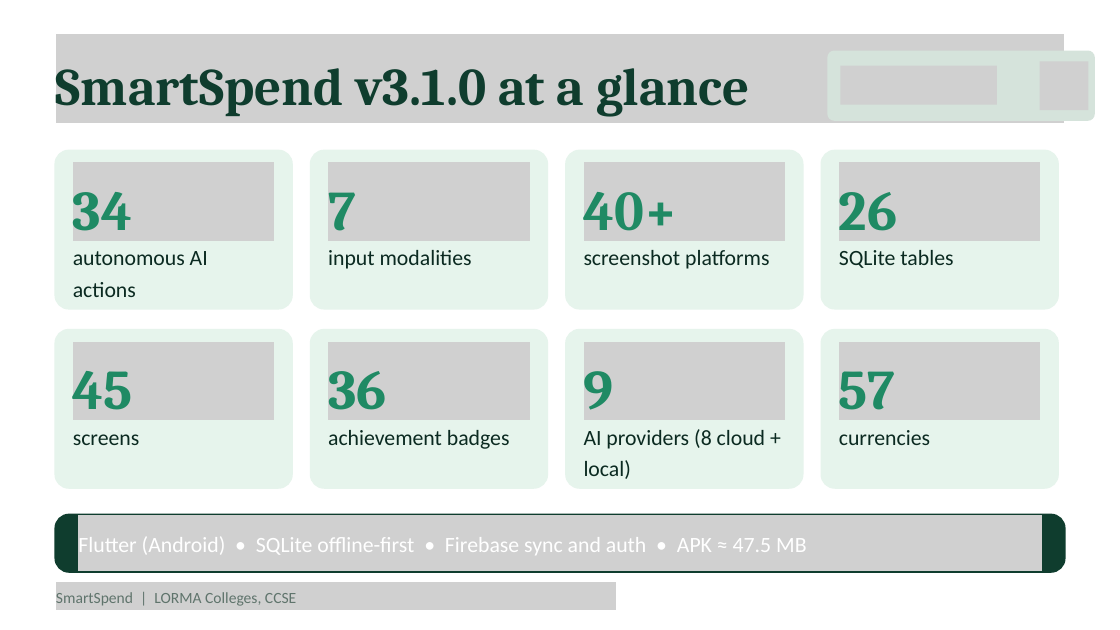
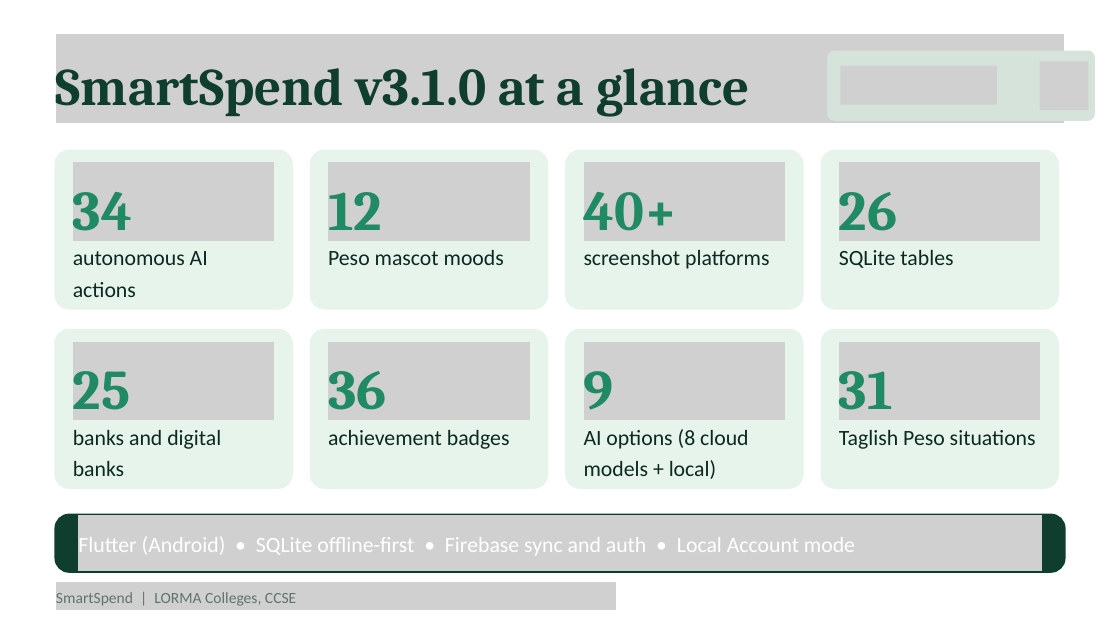
Before and after one commit to Zushikina-kun/smartspend-app, a slide deck: slide 10 of docs/handsoff/FOR_CYRILLE/SmartSpend_Defense.pptx. Drawn at 1120x630 pixels with LibreOffice and Linux fonts; fonts in the diff are those of the drawing; grey boxes stand for pictures. Boxes give left, top, right and bottom in pixels: in the first picture for what was removed or moved away, otherwise in the second. Text is boxed around its words. In the diff, an @@ line names an element or a change of style, - is before the commit and + after.

```diff
--- a/docs/handsoff/FOR_CYRILLE/SmartSpend_Defense.pptx
+++ b/docs/handsoff/FOR_CYRILLE/SmartSpend_Defense.pptx
@@ text at (328, 192, 382, 230): text changed @@
-7
+12
@@ text at (328, 250, 504, 265): text changed @@
-input modalities
+Peso mascot moods
@@ text at (73, 371, 131, 410): text changed @@
-45
+25
@@ text at (839, 371, 893, 410): text changed @@
-57
+31
@@ text at (73, 430, 221, 476): text changed @@
-screens
+banks and digital banks
@@ text at (584, 429, 748, 479): text changed @@
-AI providers (8 cloud + local)
+AI options (8 cloud models + local)
@@ text at (839, 430, 1036, 449): text changed @@
-currencies
+Taglish Peso situations
@@ text at (78, 537, 855, 555): text changed @@
-Flutter (Android) • SQLite offline-first • Firebase sync and auth • APK ≈ 47.5 MB
+Flutter (Android) • SQLite offline-first • Firebase sync and auth • Local Account mode
```
Also in this commit, not shown: 4 other slides changed, 6 other files.
